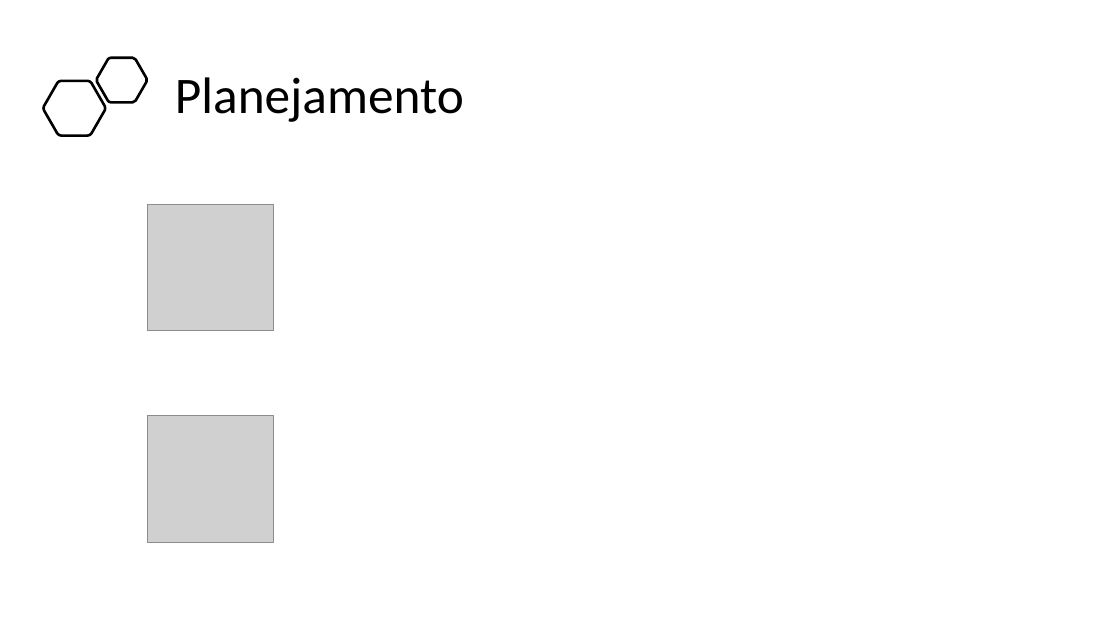
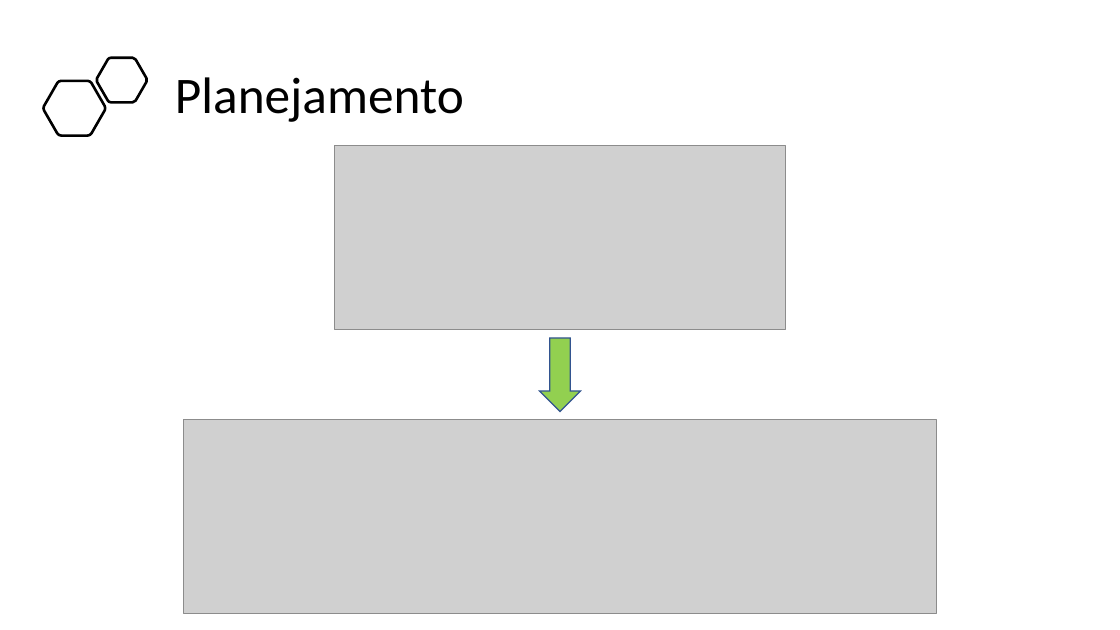
Before and after one commit to BandTec/project-hunter, a slide deck: slide 11 of Documentação/Apresentação - Sprint 3.pptx (slide 12 before the commit). Drawn at 1120x630 pixels with LibreOffice and Linux fonts; fonts in the diff are those of the drawing; grey boxes stand for pictures. Boxes give left, top, right and bottom in pixels: in the first picture for what was removed or moved away, otherwise in the second. Text is boxed around its words. In the diff, an @@ line names an element or a change of style, - is before the commit and + after.

```diff
--- a/Documentação/Apresentação - Sprint 3.pptx
+++ b/Documentação/Apresentação - Sprint 3.pptx
@@ picture added at [334, 145, 785, 329] @@
@@ picture removed at [147, 204, 273, 330] @@
@@ down arrow added at [539, 338, 581, 412], fill #92D050, outline #325491 1 pt @@
@@ picture removed at [147, 416, 273, 542] @@
@@ picture added at [183, 420, 937, 613] @@
```
Also in this commit, not shown: 10 other slides changed, 5 slides added, 5 slides removed, 6 other files.
